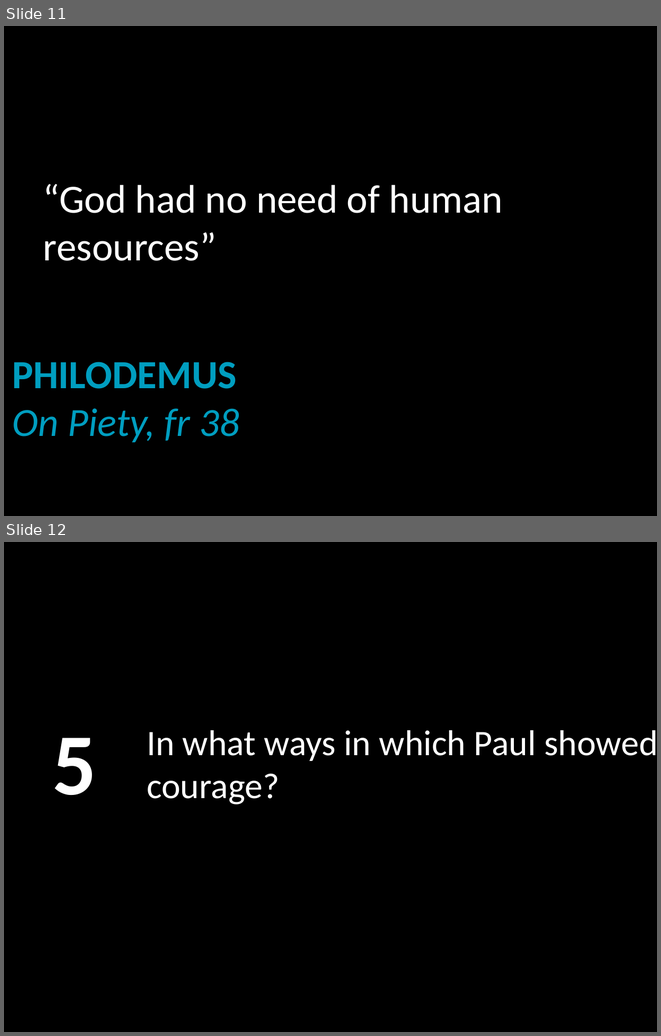
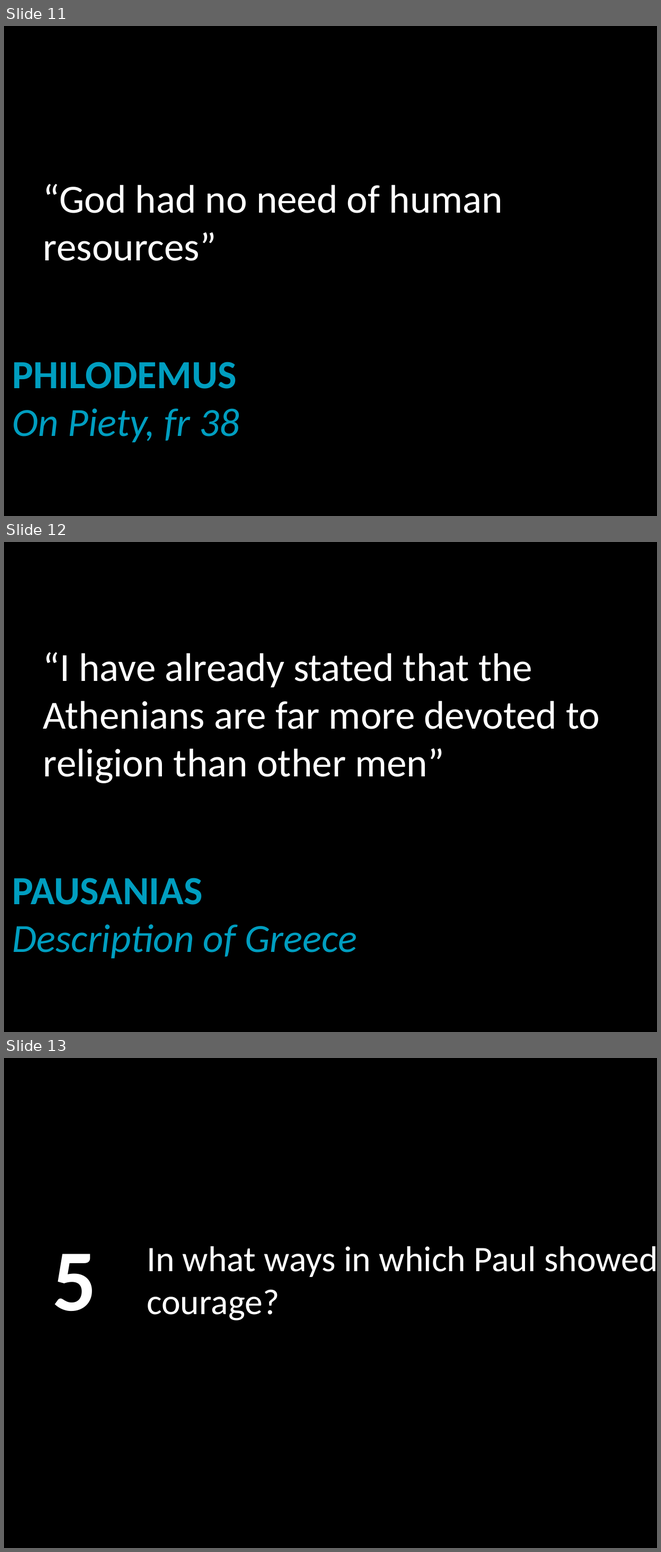
Before and after one commit to LukeMurphey/Ai1L, a slide deck: companion-website/public/files/4. A-Paul-agetics.pptx. Shown one above the other, each under a label of ours: slides 11 and 12 before the commit, slides 11, 12 and 13 after it. The pictures are 661x1036 and 661x1552 pixels, drawn with LibreOffice and Linux fonts; fonts in the diff are those of the drawing. Boxes give left, top, right and bottom in pixels: in the first picture for what was removed or moved away, otherwise in the second. Text is boxed around its words. In the diff, an @@ line names an element or a change of style, - is before the commit and + after.

```diff
--- a/companion-website/public/files/4. A-Paul-agetics.pptx
+++ b/companion-website/public/files/4. A-Paul-agetics.pptx
@@ slide 12 added at [4,542,657,1032], background #000000 @@
@@ title added at [43,652,600,783], 44 pt, text #FFFFFF @@
+“I have already stated that the Athenians are far more devoted to religion than other men”
@@ text added at [12,877,357,958], 44 pt, text #009EC0, italic @@
+PAUSANIAS
+Description of Greece
@@ what was slide 12 is now slide 13 @@
```
Also in this commit, not shown: 9 other files.
